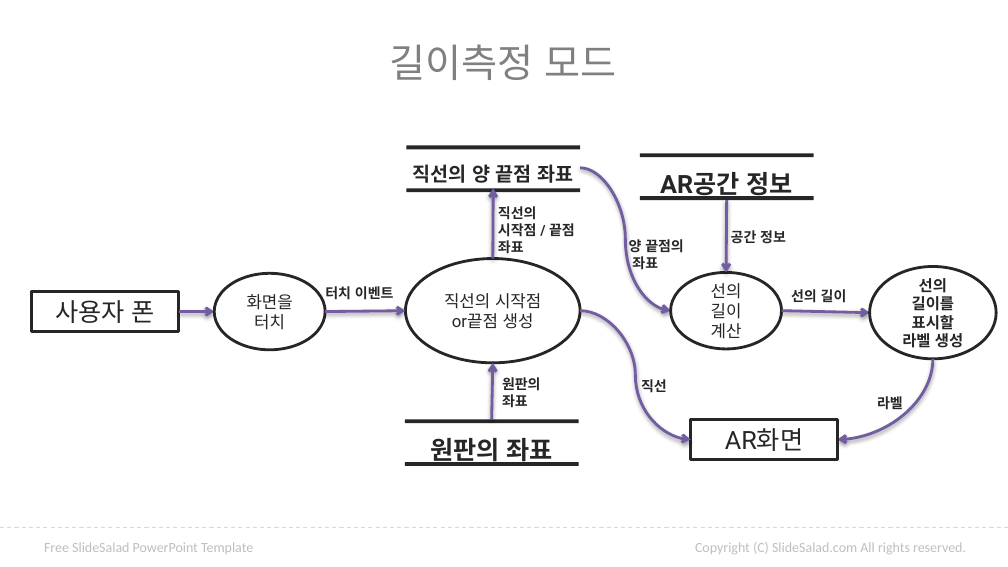
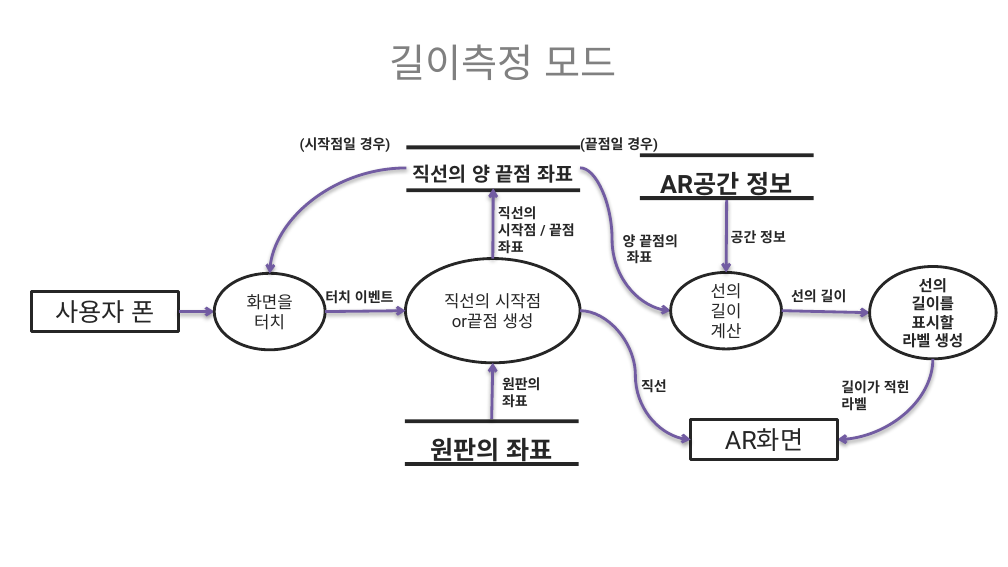
Before and after one commit to ptyoiy/ARwork, a slide deck: slide 20 of 호남-발표자료.pptx. Drawn at 1008x567 pixels with LibreOffice and Linux fonts; fonts in the diff are those of the drawing; background and template pictures are left out. Boxes give left, top, right and bottom in pixels: in the first picture for what was removed or moved away, otherwise in the second. Text is boxed around its words. In the diff, an @@ line names an element or a change of style, - is before the commit and + after.

```diff
--- a/호남-발표자료.pptx
+++ b/호남-발표자료.pptx
@@ text added at (x1=300, y1=137, x2=391, y2=152), 10 pt, text #262626, bold @@
+(시작점일 경우)
@@ text added at (x1=580, y1=137, x2=658, y2=152), 10 pt, text #262626, bold @@
+(끝점일 경우)
@@ curved arrow added from (406, 168) to (270, 273), #725CA2 2 pt @@
@@ curved arrow (581, 168) - (670, 310): route changed @@
@@ text "양 끝점의" moved from (x1=629, y1=239, x2=684, y2=272) to (x1=623, y1=234, x2=678, y2=264) @@
@@ text "터치 이벤트" moved from (x1=325, y1=286, x2=394, y2=300) to (x1=325, y1=290, x2=394, y2=306) @@
@@ text at (x1=841, y1=380, x2=910, y2=394): paragraph added @@
+길이가 적힌
@@ text "길이가 적힌" moved from (x1=877, y1=396, x2=903, y2=409) to (x1=841, y1=380, x2=910, y2=411) @@
@@ text at (x1=841, y1=397, x2=867, y2=411): line spacing 1.5 to 1 @@
@@ line removed from (0, 527) to (1008, 527) @@
@@ text removed at (x1=44, y1=542, x2=253, y2=554) @@
-Free SlideSalad PowerPoint Template
@@ text removed at (x1=695, y1=542, x2=966, y2=554) @@
-Copyright (C) SlideSalad.com All rights reserved.
```
Also in this commit, not shown: 10 other slides changed, 1 other file.
